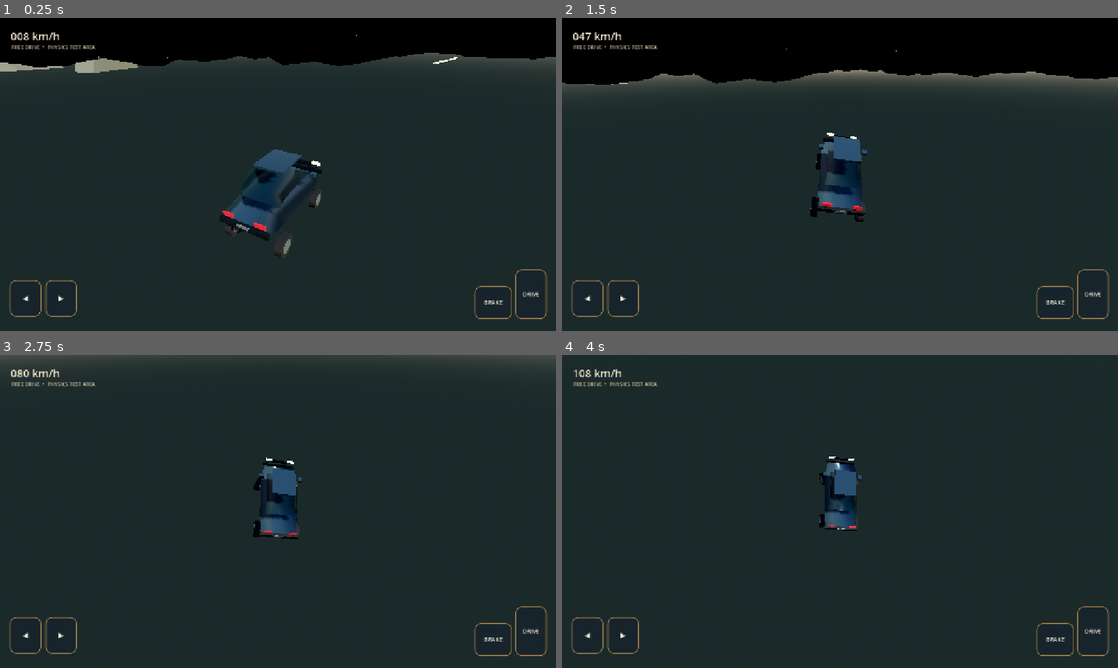
Above: before the commit, frames 1-4 (two rows, left to right).
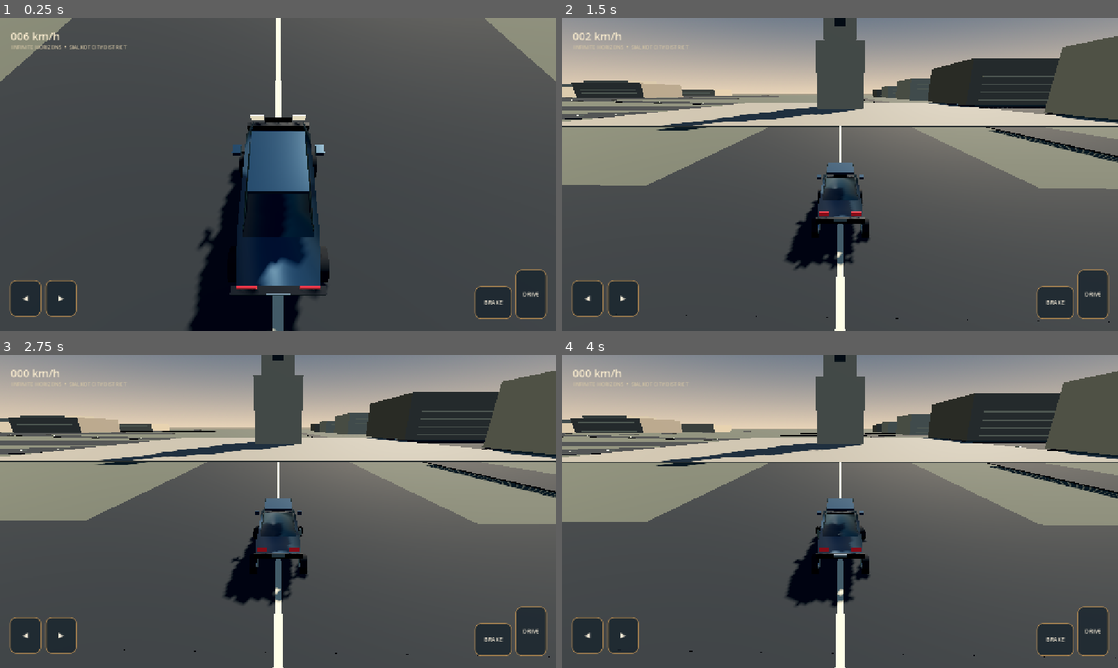
Above: after the commit, the same moments.

Repository: strideproject77-lgtm/Hill-Climb
Game: Godot game, scene res://scenes/main.tscn
Same seed, same stepped clock (60 frames per second), same inputs: the game is played once before the commit and once after it.
Inputs (mouse positions are in pixels of both pictures, inside the frame that each line leads up to):
- Up to frame 1 (0.25 s): no input
- Up to frame 2 (1.5 s): tap Enter at 0.5 s; move the mouse to (962, 158) at 0.52 s; hold Right 0.53-1.25 s; click (962, 158) at 0.67 s; drag from (728, 190) to (812, 237) at 1.27 s
- Up to frame 3 (2.75 s): move the mouse to (333, 442) at 2.02 s; hold Right from 2.03 s (still down)
- Up to frame 4 (4 s): release Right at 2.75 s; drag from (812, 574) to (673, 464) at 2.77 s; move the mouse to (1006, 558) at 3.52 s; hold Left from 3.53 s (still down)

The runs differ from the first frame. In frame 1, 94% of the frame differs, in the area x 0-100%, y 0-100%; in frame 2, 92%; in frame 3, 91%; in frame 4, 92%.

Commit message:
Switch driving slice to compact Sialkot city layout

Diff:
--- a/game/scripts/open_world.gd
+++ b/game/scripts/open_world.gd
@@ -1,6 +1,7 @@
 extends Node3D
 
 ## Drivable 3D vehicle test slice. Sialkot GIS map is a separate data-driven phase.
+const CityLayout = preload("res://scripts/sialkot_city.gd")
 const WORLD_EXTENT := 1500.0
 const TERRAIN_CELLS := 112
 const TREE_COUNT := 190
@@ -10,19 +11,17 @@
 var terrain_noise := FastNoiseLite.new()
 var detail_noise := FastNoiseLite.new()
 var foliage_rng := RandomNumberGenerator.new()
+var city_layout: Node3D
 var vehicle: StrideVehicle
 var follow_camera: Camera3D
 var speed_label: Label
 var control_buttons: Dictionary = {}
 
 func _ready() -> void:
-	_setup_noise()
 	_setup_environment()
-	_build_terrain()
-	_build_road()
-	_build_road_markings()
-	_build_vegetation()
-	_build_distant_ridge()
+	city_layout = CityLayout.new()
+	city_layout.name = "SialkotCompactCity"
+	add_child(city_layout)
 	_spawn_vehicle()
 	_setup_camera()
 	_setup_mobile_hud()
@@ -46,11 +45,9 @@
 	detail_noise.fractal_octaves = 3
 	foliage_rng.seed = 741903
 
-func _height_at(x: float, z: float) -> float:
-	var broad := terrain_noise.get_noise_2d(x,z)*74.0
-	var detail := detail_noise.get_noise_2d(x,z)*8.0
-	var ridge := 1.0-absf(terrain_noise.get_noise_2d(x*0.42+600.0,z*0.42-900.0))
-	return broad+detail+pow(maxf(0.0,ridge),3.0)*28.0
+func _height_at(_x: float, _z: float) -> float:
+	# The first Sialkot slice is an urban layout, so keep the road plane level.
+	return 0.0
 
 func _setup_environment() -> void:
 	var world_env := WorldEnvironment.new()
@@ -273,8 +270,8 @@
 func _spawn_vehicle() -> void:
 	vehicle = StrideVehicle.new()
 	vehicle.name = "PlayerSedan"
-	vehicle.position = Vector3(0.0,_height_at(0.0,_road_center(0.0))+2.2,_road_center(0.0))
-	vehicle.rotation.y = PI * 0.5
+	vehicle.position = Vector3(0.0,1.15,-78.0)
+	vehicle.rotation.y = 0.0
 	add_child(vehicle)
 
 func _setup_camera() -> void:
@@ -308,7 +305,7 @@
 	root.add_child(speed_label)
 	var location := Label.new()
 	location.position=Vector2(26,57)
-	location.text="FREE DRIVE  •  PHYSICS TEST AREA"
+	location.text="INFINITE HORIZONS  •  SIALKOT CITY DISTRICT"
 	location.add_theme_font_size_override("font_size",12)
 	location.add_theme_color_override("font_color",Color("#d3c4a4"))
 	root.add_child(location)
